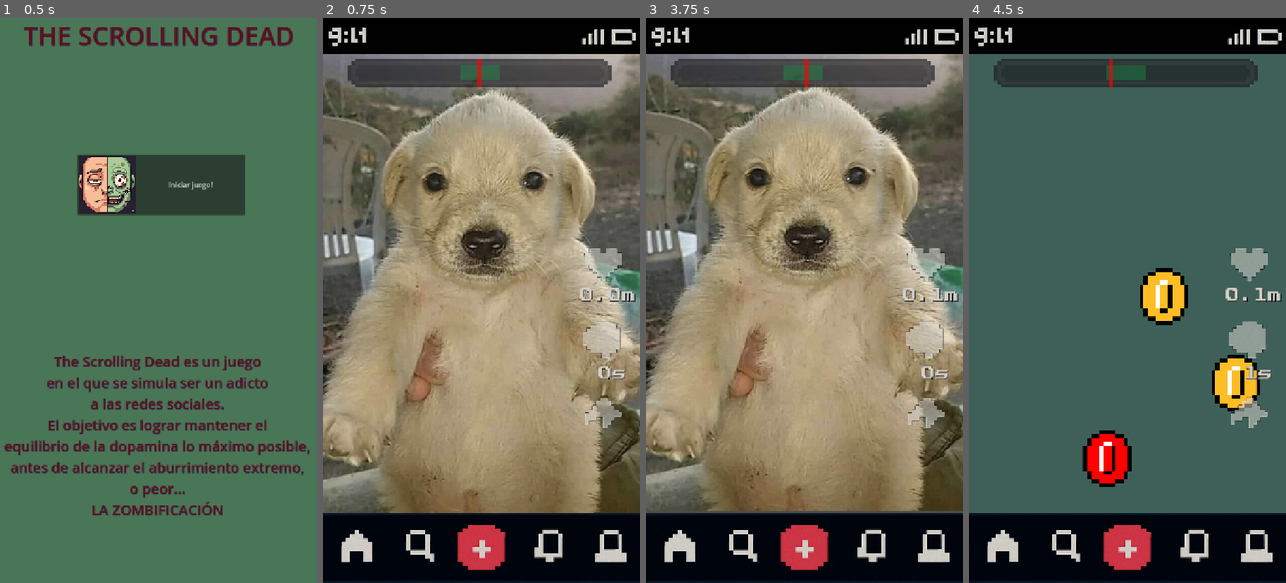
Above: before the commit, frames 1-4 (left to right).
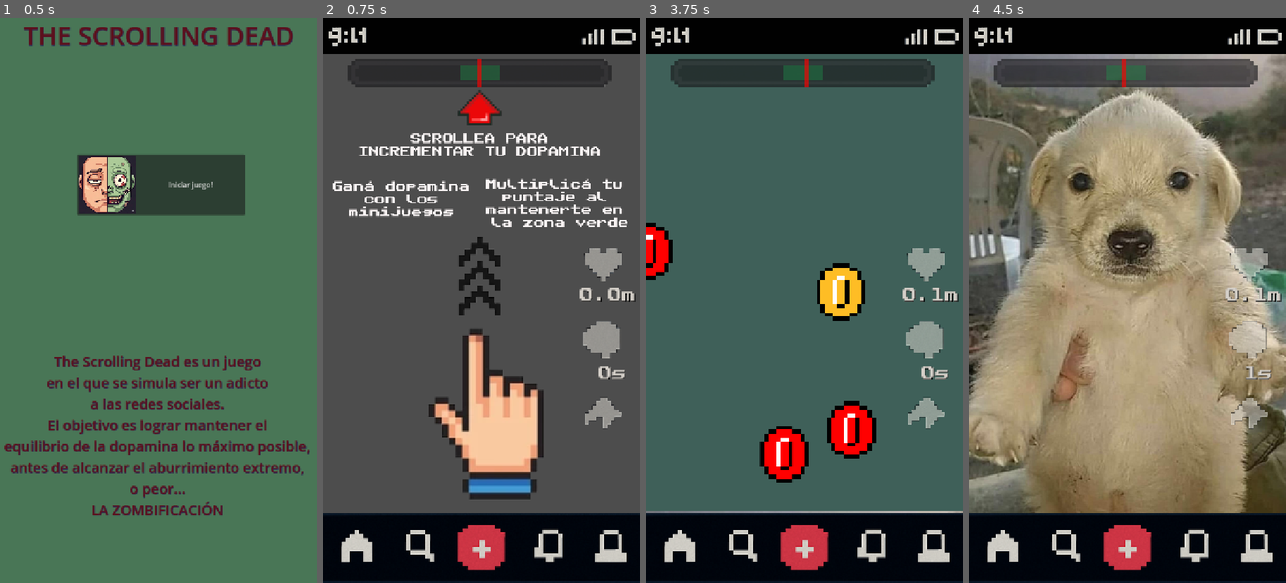
Above: after the commit, the same moments.

Repository: dddaavo/ipv-final-boss-the-scrolling-dead
Game: Godot game, scene res://src/main.tscn
Two runs of this game, one before a commit and one after it. Both use one fixed random seed, a clock stepped at 60 frames per second and the inputs below.
Inputs (mouse positions are in pixels of both pictures, inside the frame that each line leads up to):
- Up to frame 1 (0.5 s): no input
- Up to frame 2 (0.75 s): click "Iniciar juego!" at 0.5 s
- Up to frame 3 (3.75 s): tap Enter at 1.25, 2.75 s; move the mouse to (874, 272) at 1.27 s; click (874, 272) at 1.42 s; tap Space at 2, 3.5 s; drag from (741, 328) to (788, 413) at 2.02 s; move the mouse to (836, 176) at 2.77 s; click (836, 176) at 2.92 s; drag from (788, 413) to (709, 215) at 3.52 s
- Up to frame 4 (4.5 s): drag from (1175, 436) to (1235, 385) at 4.27 s

Frame 1 is identical in both runs. In frame 2, 69% of the frame differs, in the area x 0-100%, y 6-88%; in frame 3, 76%; in frame 4, 76%.

Commit message:
MERGE manual resolución de conflictos con tutorial

Diff:
--- a/the-scrolling-dead/src/core/ScoreManager.gd
+++ b/the-scrolling-dead/src/core/ScoreManager.gd
@@ -21,8 +21,8 @@
 
 # Variables de estado del juego
 var is_in_target: bool = false
-var is_game_active: bool = false  # Empieza pausado
-var game_started: bool = false  # Nueva variable para detectar primer scroll
+var is_game_active: bool = false
+var game_started: bool = false
 var game_start_time: float
 var scores_history: Array = []
 
@@ -74,7 +74,6 @@
 		scroll_meter.reset()
 
 func start_game():
-	"""Llamar cuando el jugador haga el primer scroll"""
 	if not game_started:
 		game_started = true
 		is_game_active = true
--- a/the-scrolling-dead/src/core/screens_slider.gd
+++ b/the-scrolling-dead/src/core/screens_slider.gd
@@ -11,6 +11,8 @@
 var current_index := 0
 var total_pages := 0
 var game_started := false  # Nueva variable para controlar el inicio del juego
+@onready var tutorial: TextureRect = $Pages/Tutorial
+var tutorial_removed := false  # Para saber si ya se eliminó el tutorial
 
 var swipe_start_pos := Vector2.ZERO
 var swipe_min_distance := 100.0
@@ -58,7 +60,7 @@
 		scrolling = false
 		_on_scroll_finished()
 	)
-	emit_signal("scrolled")
+	scrolled.emit()
 
 
 func _prepare_next_page() -> void:
@@ -95,11 +97,23 @@
 	# Si es el primer scroll, emitir señal
 	if not game_started:
 		game_started = true
-		emit_signal("first_scroll")
+		first_scroll.emit()
+		_remove_tutorial()
 
 	go_next()
-	var rand = randf_range(25, 300)
+	var rand = randf_range(25, 300)  #TODO: llevar a DopamineManager lógia de random
 	DopamineManager.increment(rand)
+
+func _remove_tutorial():
+	#Elimina el nodo Tutorial si existe
+	if not tutorial_removed and pages:
+		if tutorial:
+			tutorial.queue_free()
+			tutorial_removed = true
+			# Recalcular el número de páginas
+			await get_tree().process_frame
+			total_pages = pages.get_child_count()
+			_resize_pages()
 
 func reset_to_start():
 	"""Resetea el slider pero va al segundo slide"""
--- a/the-scrolling-dead/src/core/slider_main_scene.tscn
+++ b/the-scrolling-dead/src/core/slider_main_scene.tscn
@@ -3,6 +3,7 @@
 [ext_resource type="Script" uid="uid://cunnekidhyere" path="res://src/core/slider_main_scene.gd" id="1_n7q6m"]
 [ext_resource type="Script" uid="uid://bvv7moxix1y4" path="res://src/core/screens_slider.gd" id="2_7mcnc"]
 [ext_resource type="PackedScene" uid="uid://1o72jcewltge" path="res://src/minigames/coinstap/minigame.tscn" id="3_7mcnc"]
+[ext_resource type="Texture2D" uid="uid://dihsqqcof6w7a" path="res://assets/Tutorial.png" id="3_qmnk5"]
 [ext_resource type="Texture2D" uid="uid://bhckldtl7e8cx" path="res://assets/screenSlider/perro.jpg" id="4_n7q6m"]
 [ext_resource type="Texture2D" uid="uid://c345tomdwtlby" path="res://assets/screenSlider/gato.jpeg" id="5_n7q6m"]
 [ext_resource type="Texture2D" uid="uid://bb4b3j3yufp1n" path="res://assets/screenSlider/tralalero.jpeg" id="6_n7q6m"]
@@ -45,6 +46,21 @@
 grow_vertical = 2
 mouse_filter = 2
 
+[node name="Tutorial" type="TextureRect" parent="ScreensSlider/Pages"]
+layout_mode = 0
+offset_right = 412.0
+offset_bottom = 548.1039
+mouse_filter = 2
+texture = ExtResource("3_qmnk5")
+expand_mode = 5
+stretch_mode = 6
+
+[node name="Minigame" parent="ScreensSlider/Pages" node_paths=PackedStringArray("pages") instance=ExtResource("3_7mcnc")]
+layout_mode = 1
+offset_right = 0.0
+offset_bottom = 0.0
+pages = NodePath("..")
+
 [node name="Page0" type="TextureRect" parent="ScreensSlider/Pages"]
 layout_mode = 0
 offset_right = 412.0
@@ -53,12 +69,6 @@
 texture = ExtResource("4_n7q6m")
 expand_mode = 5
 stretch_mode = 6
-
-[node name="Minigame" parent="ScreensSlider/Pages" node_paths=PackedStringArray("pages") instance=ExtResource("3_7mcnc")]
-layout_mode = 1
-offset_right = 0.0
-offset_bottom = 0.0
-pages = NodePath("..")
 
 [node name="Page1" type="TextureRect" parent="ScreensSlider/Pages"]
 layout_mode = 0
Binary file added: the-scrolling-dead/assets/Tutorial.png
Not shown, added: the-scrolling-dead/assets/Tutorial.png.import
